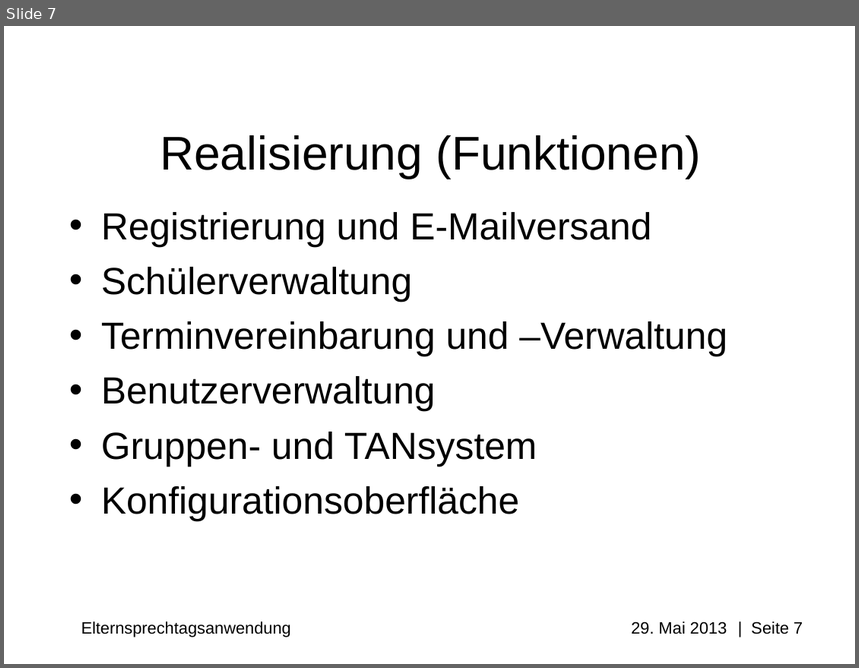
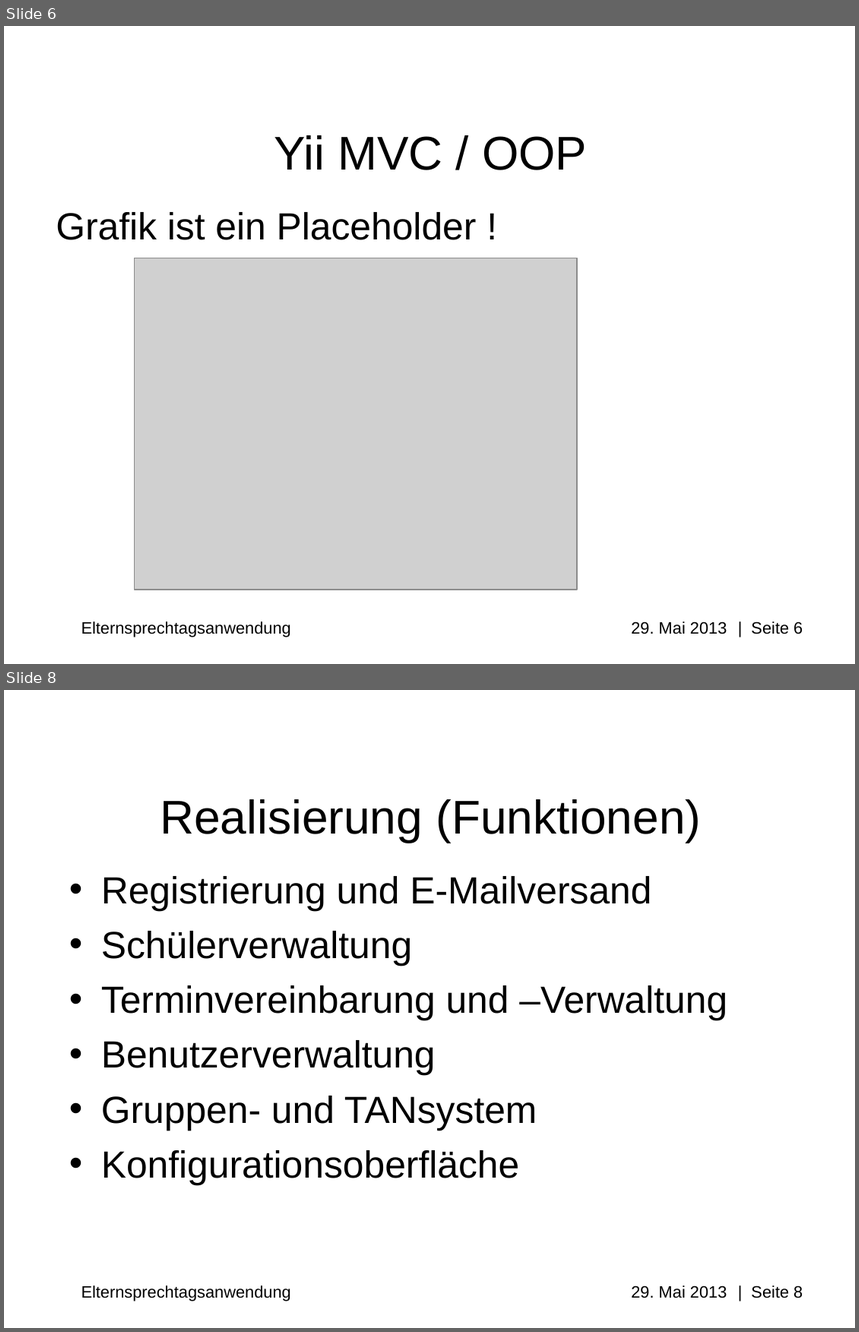
Before and after one commit to Professi/esta, a slide deck: docs/Praesentation/Elternsprechtagsanwendung(ESTA)_pre_alpha_0.0.0.1.ppt. Shown one above the other, each under a label of ours: slide 7 before the commit, slides 6 and 8 after it; the slides between them are not shown. The pictures are 859x668 and 859x1332 pixels, drawn with LibreOffice and Linux fonts; fonts in the diff are those of the drawing; grey boxes stand for pictures; background and template pictures are left out. Boxes give left, top, right and bottom in pixels: in the first picture for what was removed or moved away, otherwise in the second. Text is boxed around its words. In the diff, an @@ line names an element or a change of style, - is before the commit and + after.

```diff
--- a/docs/Praesentation/Elternsprechtagsanwendung(ESTA)_pre_alpha_0.0.0.1.ppt
+++ b/docs/Praesentation/Elternsprechtagsanwendung(ESTA)_pre_alpha_0.0.0.1.ppt
@@ slide 6 added at [4, 26, 855, 664], background #FFFFFF; not listed: 1 template element that a slide beside it also shows @@
@@ title added at [274, 135, 587, 170], 40 pt, text #000000 @@
+Yii MVC / OOP
@@ text added at [56, 212, 477, 240], 32 pt, text #000000 @@
+Grafik ist ein Placeholder !
@@ picture added at [134, 259, 577, 591] @@
@@ what was slide 7 is now slide 8 @@
@@ text at [82, 1286, 803, 1302]: text changed @@
-Elternsprechtagsanwendung 29. Mai 2013 | Seite 7
+Elternsprechtagsanwendung 29. Mai 2013 | Seite 8
```
Also in this commit, not shown: 3 slides changed, 1 other slide added, 1 slide removed, 4 other files.
